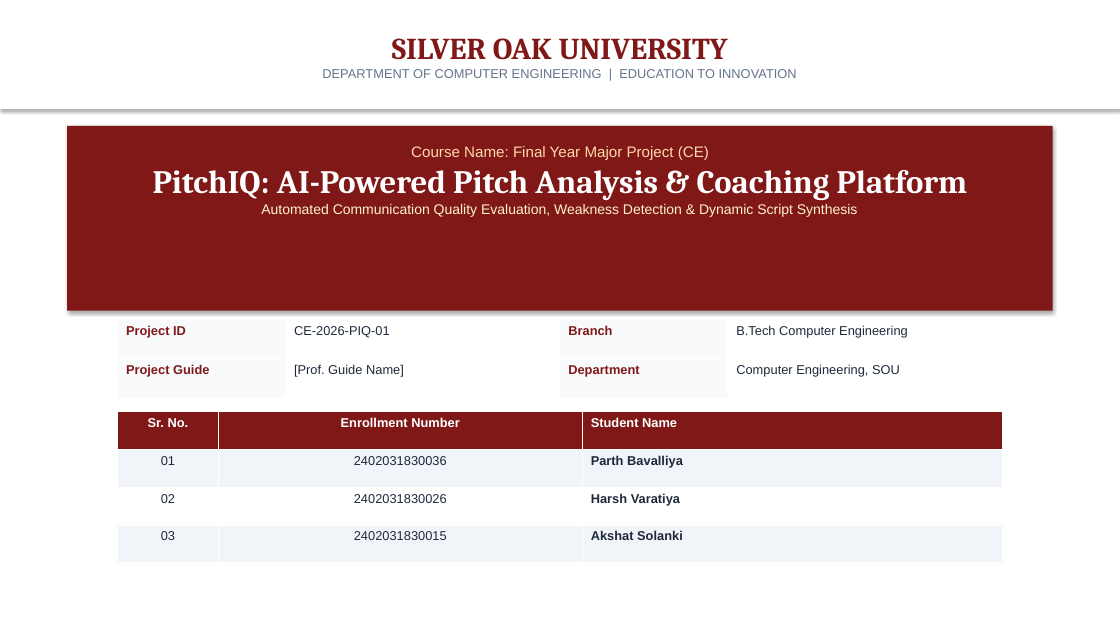
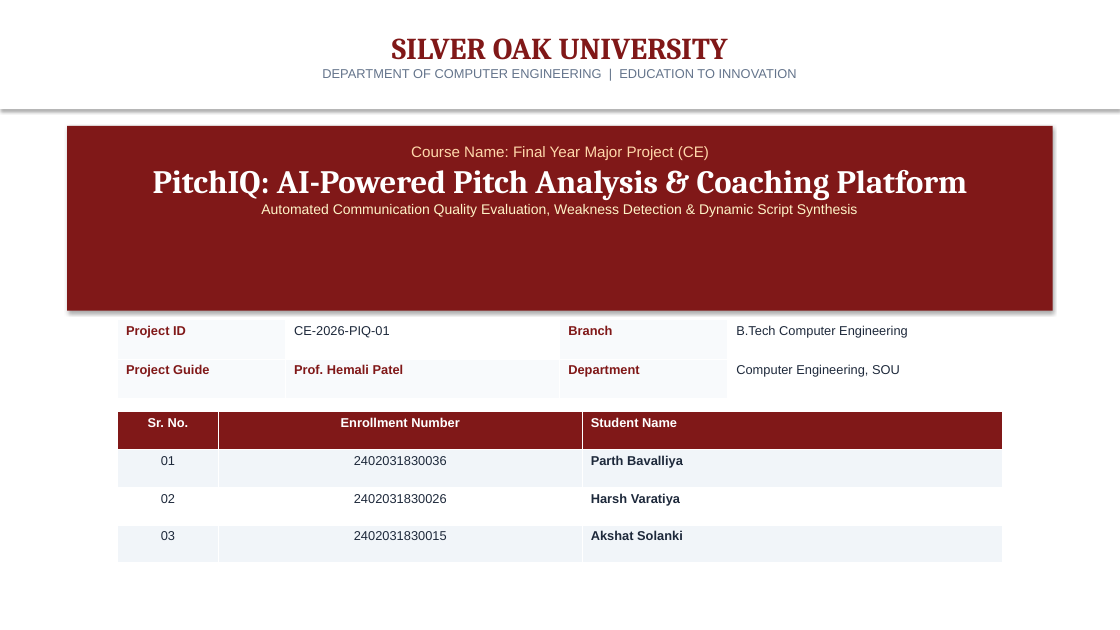
Before and after one commit to PARTHBAVALIYA/pitchiq, a slide deck: slide 1 of PitchIQ_SilverOak_Presentation.pptx. Drawn at 1120x630 pixels with LibreOffice and Linux fonts; fonts in the diff are those of the drawing. Boxes give left, top, right and bottom in pixels: in the first picture for what was removed or moved away, otherwise in the second. Text is boxed around its words. In the diff, an @@ line names an element or a change of style, - is before the commit and + after.

Commit message:
Update Project Guide to Prof. Hemali Patel in PPT

```diff
--- a/PitchIQ_SilverOak_Presentation.pptx
+++ b/PitchIQ_SilverOak_Presentation.pptx
@@ table at [118, 319, 1003, 399] @@
-row 2, column 2: [Prof. Guide Name]
+row 2, column 2: Prof. Hemali Patel
@@ fill #FFFFFF to #F8FAFC in row 2, column 2 @@
```
